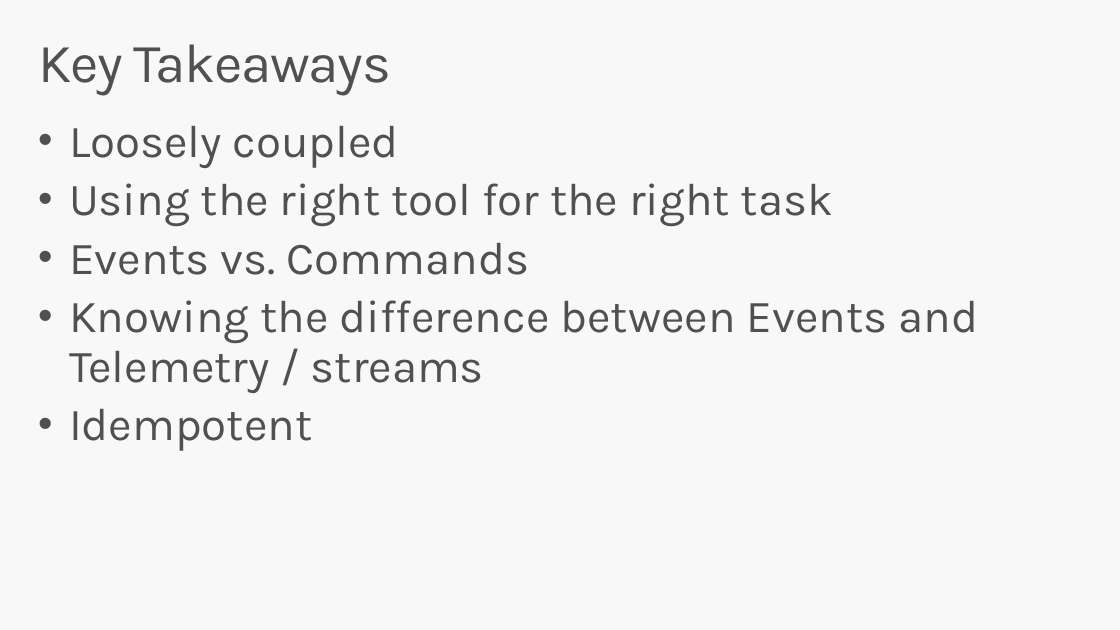
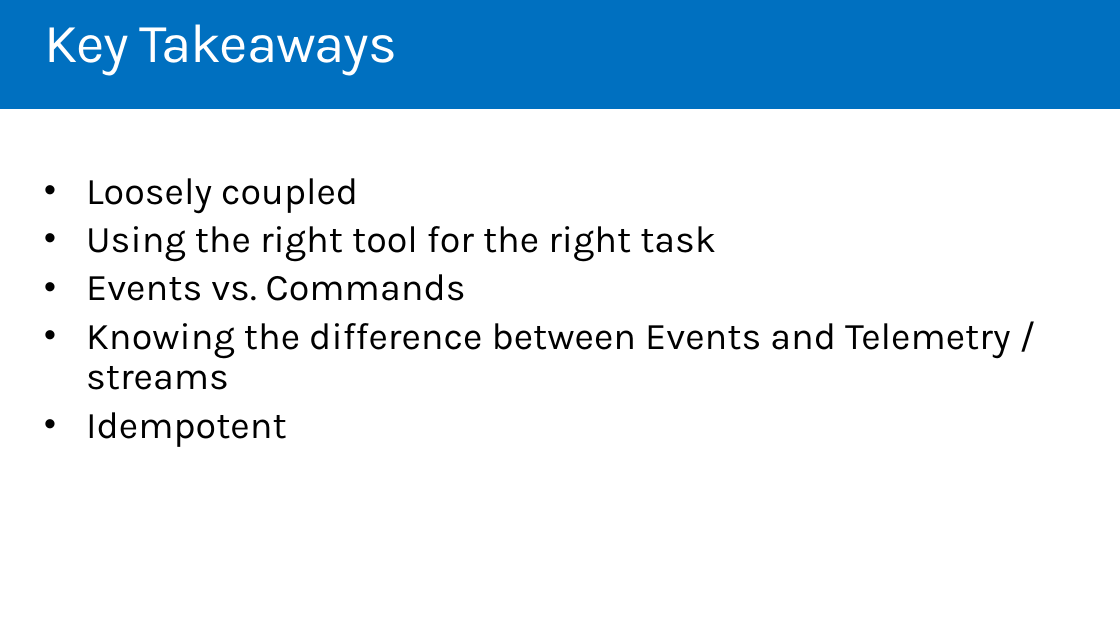
Before and after one commit to codingwithsasquatch/serverless_ninjas_workshop, a slide deck: slide 35 of 3-Event_Grid_Overview/Serverless_Workshop-Event_Grid_Overview.pptx (slide 25 before the commit). Drawn at 1120x630 pixels with LibreOffice and Linux fonts; fonts in the diff are those of the drawing. Boxes give left, top, right and bottom in pixels: in the first picture for what was removed or moved away, otherwise in the second. Text is boxed around its words. In the diff, an @@ line names an element or a change of style, - is before the commit and + after.

Commit message:
Updated Event Grid slides

```diff
--- a/3-Event_Grid_Overview/Serverless_Workshop-Event_Grid_Overview.pptx
+++ b/3-Event_Grid_Overview/Serverless_Workshop-Event_Grid_Overview.pptx
@@ background #F8F8F8 to #0070C0 @@
@@ title "Key Takeaways": place and size @@
-title "Key Takeaways" at bbox=[38, 44, 391, 96]
+title "Key Takeaways" at bbox=[44, 24, 397, 76]
@@ title "Key Takeaways" at bbox=[44, 24, 397, 76]: text colour #505050 to #FFFFFF @@
@@ rectangle added at bbox=[0, 109, 1120, 630], fill #FFFFFF @@
@@ text "Loosely coupled": place and size @@
-text "Loosely coupled" at bbox=[69, 126, 978, 451]
+text "Loosely coupled" at bbox=[86, 178, 1010, 447]
@@ text "Loosely coupled" at bbox=[86, 178, 1010, 447]: size 39.2 to 32.4 pt, text colour #505050 to #000000; indent changed; less space between paragraphs @@
```
Also in this commit, not shown: 3 other slides changed, 12 slides added, 1 slide removed.
